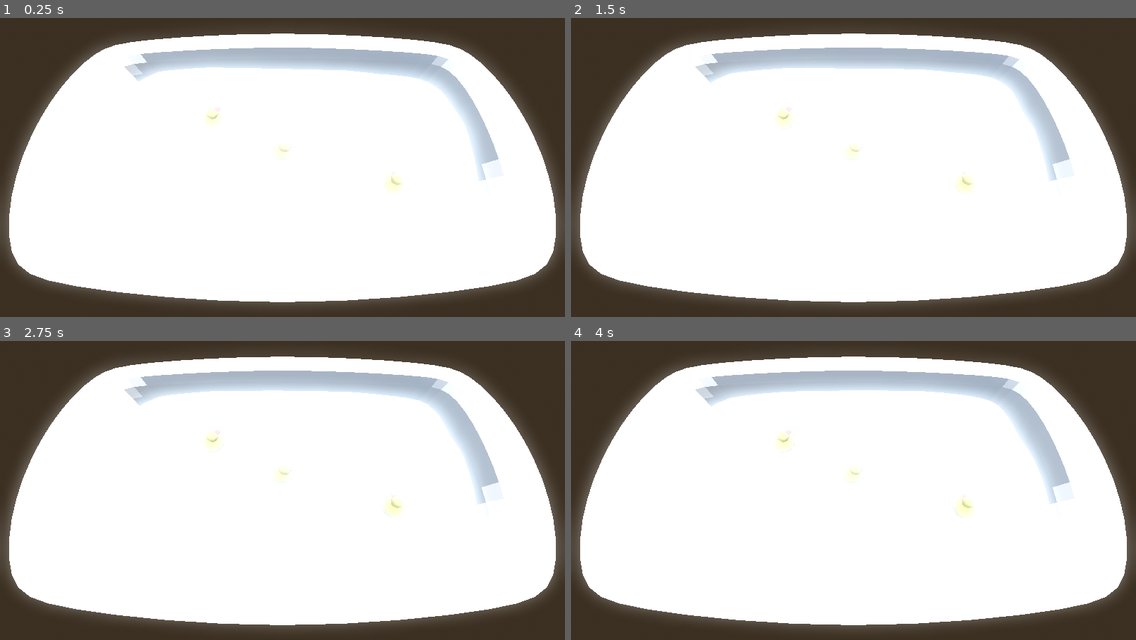
Above: before the commit, frames 1-4 (two rows, left to right).
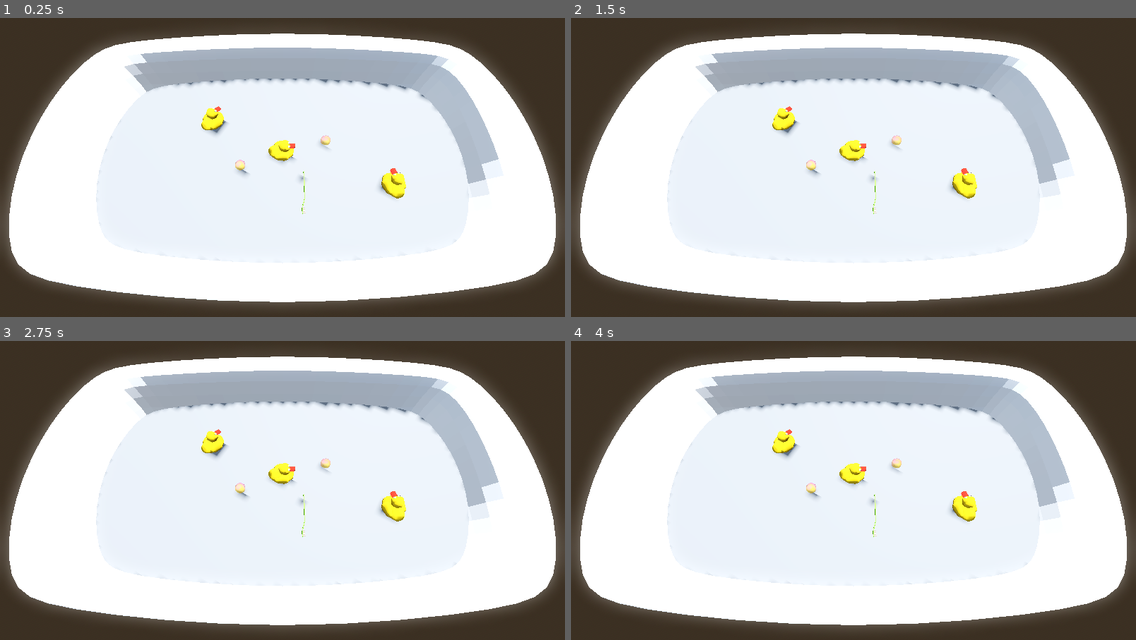
Above: after the commit, the same moments.

Repository: Gr0minet/ggj2025
Game: Godot game, scene res://main/main.tscn
Same seed, same stepped clock (60 frames per second), same inputs: the game is played once before the commit and once after it.
Inputs:
- Up to frame 1 (0.25 s): no input
- Up to frame 2 (1.5 s): tap Enter at 0.5 s; hold J (join_game) 0.53-1.28 s; tap G (jump) at 0.77 s; tap Space at 1.25 s; tap 1 at 1.35 s
- Up to frame 3 (2.75 s): tap G (jump) at 1.52 s; tap Enter at 2 s; tap 2 at 2.1 s
- Up to frame 4 (4 s): tap Space at 2.75 s; tap 3 at 2.85 s; tap G (jump) at 3.02, 3.77 s; tap Enter at 3.5 s; tap 4 at 3.6 s

The runs differ from the first frame. In frame 1, 6.9% of the frame differs, in the area x 17-86%, y 13-82%; in frame 2, 6.8%; in frame 3, 6.8%; in frame 4, 6.7%.

Commit message:
restrict water shader to the baignoire

Diff:
--- a/godot/environment/water/water.gdshader
+++ b/godot/environment/water/water.gdshader
@@ -6,6 +6,7 @@
 
 uniform sampler2D DEPTH_TEXTURE : hint_depth_texture, filter_linear_mipmap;
 uniform sampler2D SCREEN_TEXTURE : hint_screen_texture, filter_linear_mipmap;
+uniform sampler2D NORMAL_ROUGHNESS_TEXTURE : hint_normal_roughness_texture, repeat_disable, filter_nearest;
 
 uniform vec3 water_color : source_color = vec3(1.0);
 uniform vec3 water_depth_color : source_color = vec3(1.0);
@@ -18,45 +19,64 @@
 varying vec2 base_offset;
 
 float get_noise(vec2 offset){
-	return texture(main_noise_sampler, offset).x;
+  return texture(main_noise_sampler, offset).x;
 }
 
 void vertex(){
-	base_offset = (UV * 0.5) + TIME * 0.01;
-	float h = get_noise(base_offset) * 0.1;
-	VERTEX.y += h;
-	vec3 normal = normalize(vec3(
-		h - get_noise(base_offset + vec2(0.8, 0.0)),
-		8.0,
-		h - get_noise(base_offset + vec2(0.0, 0.8))
-	));
-	NORMAL = normal;
+  base_offset = (UV * 0.5) + TIME * 0.01;
+  float h = get_noise(base_offset) * 0.1;
+  VERTEX.y += h;
+  vec3 normal = normalize(vec3(
+    h - get_noise(base_offset + vec2(0.8, 0.0)),
+    8.0,
+    h - get_noise(base_offset + vec2(0.0, 0.8))
+  ));
+  NORMAL = normal;
 }
 
 float fresnel(vec3 normal, vec3 view, float power){
-	return pow(1.0 - clamp(dot(normal, view), 0.0, 1.0), power);
+  return pow(1.0 - clamp(dot(normal, view), 0.0, 1.0), power);
 }
 
 void fragment() {
+  float caustic_1 = texture(caustic_sampler, UV * water_texture_scale + TIME * 0.05).x;
+  float final_caustic = caustic_1 * (1.0 - fresnel(NORMAL, VIEW, 1.0)) * 0.25;
 
-	float caustic_1 = texture(caustic_sampler, UV * water_texture_scale + TIME * 0.05).x;
-	float final_caustic = caustic_1 * (1.0 - fresnel(NORMAL, VIEW, 1.0)) * 0.25;
+  float depth_tex = textureLod(DEPTH_TEXTURE,SCREEN_UV,0.0).r;
+  vec4 world_pos = INV_PROJECTION_MATRIX * vec4(SCREEN_UV*2.0-1.0,depth_tex,1.0);
+  world_pos.xyz /= world_pos.w;
 
-	float depth_tex = textureLod(DEPTH_TEXTURE,SCREEN_UV,0.0).r;
-	vec4 world_pos = INV_PROJECTION_MATRIX * vec4(SCREEN_UV*2.0-1.0,depth_tex,1.0);
-	world_pos.xyz /= world_pos.w;
+    vec3 screen_normal = texture(NORMAL_ROUGHNESS_TEXTURE, SCREEN_UV).xyz;
+    screen_normal = screen_normal * 2.0 - 1.0;
 
-	float water_edge = world_pos.z + water_edge_distance;
-	float water_edge_mask = clamp(1.0 - smoothstep(water_edge, water_edge + (caustic_1 * 0.5), VERTEX.z),0.0,1.0);
-	float water_depth_mask = clamp(1.0 - smoothstep(world_pos.z, world_pos.z + water_depth_distance, VERTEX.z),0.0,1.0);
+  float water_edge = world_pos.z + water_edge_distance;
+  float water_edge_mask = clamp(1.0 - smoothstep(water_edge, water_edge + (caustic_1 * 0.5), VERTEX.z),0.0,1.0);
+  float water_depth_mask = clamp(1.0 - smoothstep(world_pos.z, world_pos.z + water_depth_distance, VERTEX.z),0.0,1.0);
 
-	vec3 screen_texture = texture(SCREEN_TEXTURE, SCREEN_UV, 2.0).rgb;
-	vec3 final_water_color = mix(water_color, screen_texture * water_depth_color, water_depth_mask * 0.75);
+  vec3 screen_texture = texture(SCREEN_TEXTURE, SCREEN_UV, 2.0).rgb;
+  vec3 final_water_color = mix(water_color, screen_texture * water_depth_color, water_depth_mask * 0.75);
 
- 	ROUGHNESS = 0.95;
-	SPECULAR = 0.5;
-	ALBEDO.rgb = final_water_color;
-	ALBEDO += clamp(water_edge_mask + final_caustic, 0.0, 1.0);
-	ALBEDO.r = clamp(water_edge_mask, 0.0, 1.0);
-	//ALPHA *= smoothstep(0.5, 0.25, distance(UV, vec2(0.5)));
+  // check if the pixel is inside the bathtub or not
+  // camera position: from the Camera3D node in your scene
+  vec4 camera_position = vec4(0.0, 2.832, 0.885, 1.0);
+  camera_position = VIEW_MATRIX * camera_position;
+
+  // check if the pixel is inside the bathtub or not
+  bool inside = dot(screen_normal, camera_position.xyz - world_pos.xyz) > 0.0;
+  // make sure we have a object behind the water
+  bool valid = depth_tex > 0.0;
+
+  // if we're outside the bathtub, discard the pixel
+  if (!valid || !inside) {
+    discard;
+  }
+
+   ROUGHNESS = 0.95;
+  SPECULAR = 0.5;
+  ALBEDO.rgb = final_water_color;
+  ALBEDO += clamp(water_edge_mask + final_caustic, 0.0, 1.0);
+  ALBEDO.r = clamp(water_edge_mask, 0.0, 1.0);
+
+  // debug view
+  // ALBEDO = mix(vec3(1.0, 0.0, 0.0), vec3(0.0, 0.0, 1.0), float(inside && valid));
 }
